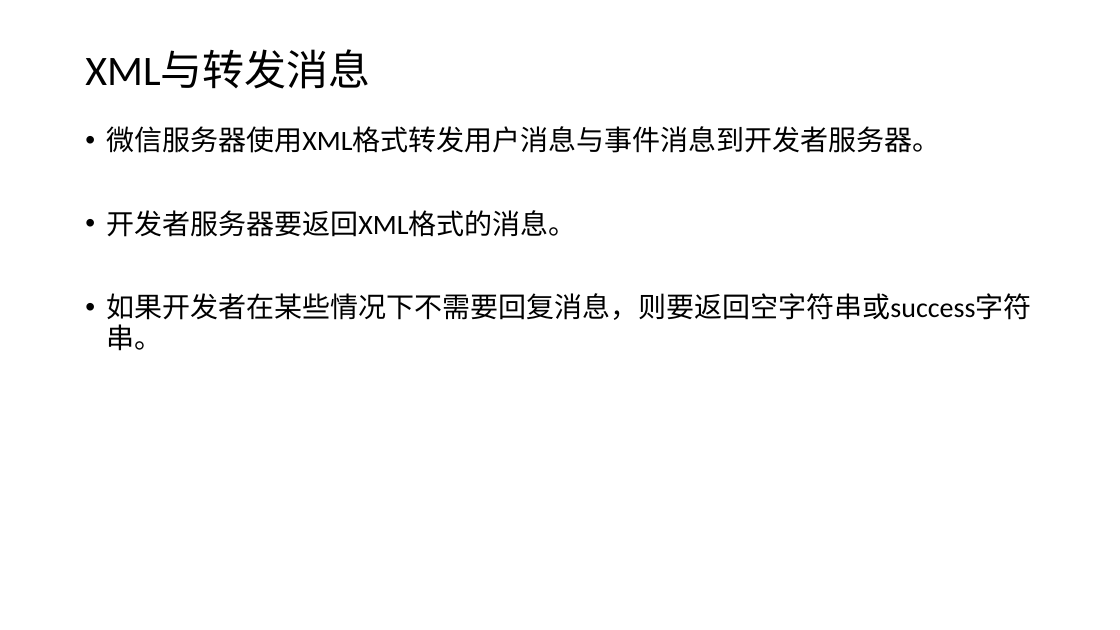
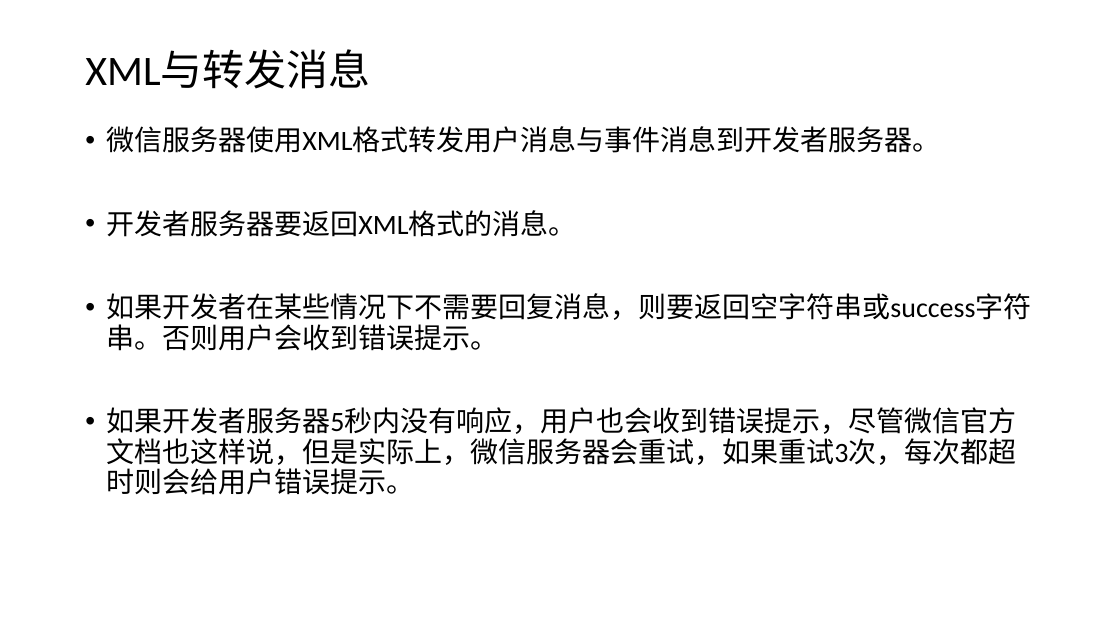
Before and after one commit to edu2act/course-wechat-and-miniprogram, a slide deck: slide 2 of ch02/原样返回消息.pptx. Drawn at 1120x630 pixels with LibreOffice and Linux fonts; fonts in the diff are those of the drawing. Boxes give left, top, right and bottom in pixels: in the first picture for what was removed or moved away, otherwise in the second. Text is boxed around its words. In the diff, an @@ line names an element or a change of style, - is before the commit and + after.

```diff
--- a/ch02/原样返回消息.pptx
+++ b/ch02/原样返回消息.pptx
@@ text at <box>106,293,1031,495</box>: text changed @@
-• 如果开发者在某些情况下不需要回复消息，则要返回空字符串或success字符串。
+• 如果开发者在某些情况下不需要回复消息，则要返回空字符串或success字符串。否则用户会收到错误提示。
+• 如果开发者服务器5秒内没有响应，用户也会收到错误提示，尽管微信官方文档也这样说，但是实际上，微信服务器会重试，如果重试3次，每次都超时则会给用户错误提示。
```
Also in this commit, not shown: 3 slides added, 1 slide removed, 7 other files.
